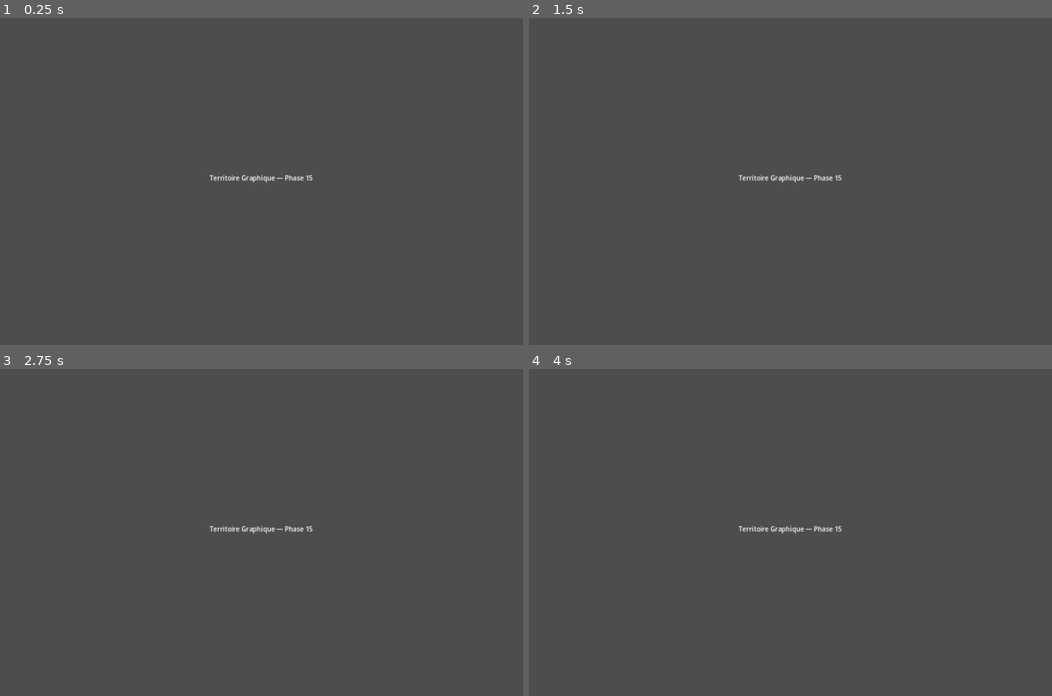
Above: before the commit, frames 1-4 (two rows, left to right).
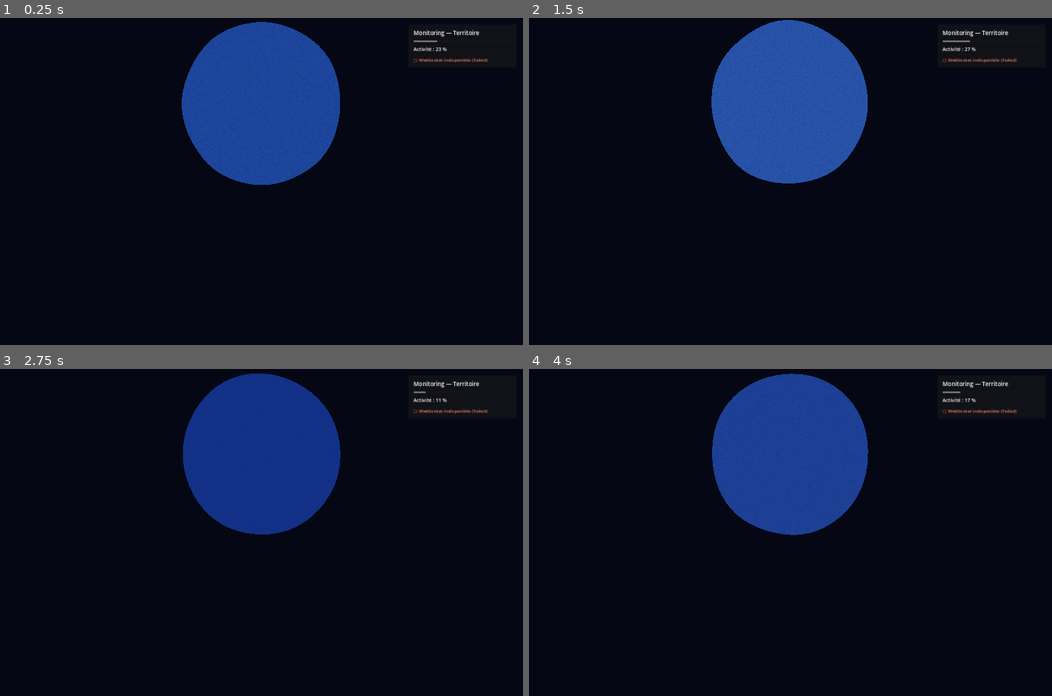
Above: after the commit, the same moments.

Repository: SovenLabs/orchestrateur
Game: Godot game, scene res://main.tscn
Same seed, same stepped clock (60 frames per second), same inputs: the game is played once before the commit and once after it.
Inputs:
- Up to frame 1 (0.25 s): no input
- Up to frame 2 (1.5 s): no input
- Up to frame 3 (2.75 s): no input
- Up to frame 4 (4 s): no input

The runs differ from the first frame. In frame 1, 100% of the frame differs, in the area x 0-100%, y 0-100%; in frame 2, 100%; in frame 3, 100%; in frame 4, 100%.

Commit message:
Phase 15: Territoire Graphique PoC — Boule vivante, WS, monitoring (v0.16.0)

Diff:
--- a/territoire-graphique/godot-project/main.tscn
+++ b/territoire-graphique/godot-project/main.tscn
@@ -1,28 +1,24 @@
-[gd_scene load_steps=2 format=3 uid="uid://territoire_main"]
+[gd_scene load_steps=4 format=3 uid="uid://territoire_main_p15"]
 
-[ext_resource type="Script" path="res://main.gd" id="1_main"]
+[ext_resource type="Script" path="res://scripts/main.gd" id="1_main"]
+[ext_resource type="PackedScene" uid="uid://brain_sphere_p15" path="res://scenes/brain_sphere.tscn" id="2_brain"]
+[ext_resource type="PackedScene" uid="uid://monitoring_panel_p15" path="res://scenes/monitoring_panel.tscn" id="3_panel"]
 
-[node name="TerritoireGraphique" type="Control"]
-layout_mode = 3
-anchors_preset = 15
-anchor_right = 1.0
-anchor_bottom = 1.0
-grow_horizontal = 2
-grow_vertical = 2
+[node name="TerritoireGraphique" type="Node3D"]
 script = ExtResource("1_main")
 
-[node name="Label" type="Label" parent="."]
-layout_mode = 1
-anchors_preset = 8
-anchor_left = 0.5
-anchor_top = 0.5
-anchor_right = 0.5
-anchor_bottom = 0.5
-offset_left = -200.0
-offset_top = -20.0
-offset_right = 200.0
-offset_bottom = 20.0
-grow_horizontal = 2
-grow_vertical = 2
-text = "Territoire Graphique — Phase 15"
-horizontal_alignment = 1
+[node name="WorldEnvironment" type="WorldEnvironment" parent="."]
+
+[node name="DirectionalLight3D" type="DirectionalLight3D" parent="."]
+transform = Transform3D(0.866, -0.354, 0.354, 0, 0.707, 0.707, -0.5, -0.612, 0.612, 2, 4, 2)
+light_energy = 0.6
+
+[node name="Camera3D" type="Camera3D" parent="."]
+transform = Transform3D(1, 0, 0, 0, 0.94, 0.342, 0, -0.342, 0.94, 0, 0.5, 4.2)
+fov = 55.0
+
+[node name="BrainSphere" parent="." instance=ExtResource("2_brain")]
+
+[node name="UI" type="CanvasLayer" parent="."]
+
+[node name="MonitoringPanel" parent="UI" instance=ExtResource("3_panel")]
--- a/territoire-graphique/godot-project/project.godot
+++ b/territoire-graphique/godot-project/project.godot
@@ -1,5 +1,5 @@
 ; Engine configuration file.
-; Godot 4.x — Territoire Graphique (Phase 15+)
+; Godot 4.x — Territoire Graphique Phase 15 PoC
 
 config_version=5
 
@@ -11,6 +11,10 @@
 config/features=PackedStringArray("4.3", "Forward Plus")
 config/icon="res://icon.svg"
 
+[autoload]
+
+DaemonClient="*res://scripts/daemon_client.gd"
+
 [display]
 
 window/size/viewport_width=1280
@@ -20,3 +24,4 @@
 [rendering]
 
 renderer/rendering_method="forward_plus"
+environment/defaults/default_clear_color=Color(0.02, 0.03, 0.08, 1)
--- /dev/null
+++ b/territoire-graphique/godot-project/scenes/brain_sphere.tscn
@@ -0,0 +1,45 @@
+[gd_scene load_steps=6 format=3 uid="uid://brain_sphere_p15"]
+
+[ext_resource type="Script" path="res://scripts/brain_sphere.gd" id="1_script"]
+[ext_resource type="Shader" path="res://shaders/brain_living_shader.gdshader" id="2_shader"]
+
+[sub_resource type="ShaderMaterial" id="ShaderMaterial_brain"]
+render_priority = 0
+shader = ExtResource("2_shader")
+shader_parameter/time = 0.0
+shader_parameter/activity = 0.35
+
+[sub_resource type="SphereMesh" id="SphereMesh_brain"]
+radius = 1.0
+height = 2.0
+radial_segments = 64
+rings = 32
+
+[sub_resource type="SphereMesh" id="SphereMesh_particle"]
+radius = 0.04
+height = 0.08
+
+[sub_resource type="ParticleProcessMaterial" id="ParticleProcessMaterial_orb"]
+emission_shape = 1
+emission_sphere_radius = 1.15
+direction = Vector3(0, 1, 0)
+spread = 180.0
+initial_velocity_min = 0.3
+initial_velocity_max = 1.0
+gravity = Vector3(0, 0, 0)
+scale_min = 0.02
+scale_max = 0.06
+
+[node name="BrainSphere" type="Node3D"]
+script = ExtResource("1_script")
+
+[node name="Mesh" type="MeshInstance3D" parent="."]
+mesh = SubResource("SphereMesh_brain")
+material_override = SubResource("ShaderMaterial_brain")
+
+[node name="Particles" type="GPUParticles3D" parent="."]
+amount = 80
+lifetime = 2.0
+explosiveness = 0.1
+process_material = SubResource("ParticleProcessMaterial_orb")
+draw_pass_1 = SubResource("SphereMesh_particle")
--- /dev/null
+++ b/territoire-graphique/godot-project/scenes/monitoring_panel.tscn
@@ -0,0 +1,49 @@
+[gd_scene load_steps=2 format=3 uid="uid://monitoring_panel_p15"]
+
+[ext_resource type="Script" path="res://scripts/monitoring_panel.gd" id="1_script"]
+
+[node name="MonitoringPanel" type="PanelContainer"]
+anchors_preset = 1
+anchor_left = 1.0
+anchor_right = 1.0
+offset_left = -280.0
+offset_top = 16.0
+offset_right = -16.0
+offset_bottom = 120.0
+grow_horizontal = 0
+script = ExtResource("1_script")
+
+[node name="Margin" type="MarginContainer" parent="."]
+layout_mode = 2
+theme_override_constants/margin_left = 12
+theme_override_constants/margin_top = 10
+theme_override_constants/margin_right = 12
+theme_override_constants/margin_bottom = 10
+
+[node name="VBox" type="VBoxContainer" parent="Margin"]
+layout_mode = 2
+theme_override_constants/separation = 8
+
+[node name="Title" type="Label" parent="Margin/VBox"]
+layout_mode = 2
+text = "Monitoring — Territoire"
+theme_override_font_sizes/font_size = 14
+
+[node name="ActivityBar" type="ProgressBar" parent="Margin/VBox"]
+unique_name_in_owner = true
+layout_mode = 2
+max_value = 100.0
+value = 35.0
+show_percentage = false
+
+[node name="ActivityLabel" type="Label" parent="Margin/VBox"]
+unique_name_in_owner = true
+layout_mode = 2
+text = "Activité : 35 %"
+theme_override_font_sizes/font_size = 12
+
+[node name="StatusLabel" type="Label" parent="Margin/VBox"]
+unique_name_in_owner = true
+layout_mode = 2
+text = "○ Connexion…"
+theme_override_font_sizes/font_size = 11
--- /dev/null
+++ b/territoire-graphique/godot-project/scripts/activity_mapper.gd
@@ -0,0 +1,21 @@
+class_name ActivityMapper
+extends RefCounted
+## Mappe les réponses santé daemon → intensité visuelle [0, 1].
+
+
+static func from_health(status: String, llm_available: bool, embedding_available: bool) -> float:
+	var base := 0.25
+	if status == "ok":
+		base = 0.55
+	elif status == "degraded":
+		base = 0.35
+	if llm_available:
+		base += 0.2
+	if embedding_available:
+		base += 0.15
+	return clampf(base, 0.0, 1.0)
+
+
+static func fallback_idle(elapsed: float) -> float:
+	# Pulsation douce quand le daemon est hors ligne (mode dev).
+	return 0.2 + 0.1 * sin(elapsed * 1.5)
--- /dev/null
+++ b/territoire-graphique/godot-project/scripts/brain_sphere.gd
@@ -0,0 +1,45 @@
+extends Node3D
+## Boule de Pixels Vivante — shader + particules réactives à l'activité daemon.
+
+@export var rotation_speed := 0.35
+
+@onready var _mesh: MeshInstance3D = $Mesh
+@onready var _particles: GPUParticles3D = $Particles
+
+var activity_intensity := 0.35
+var _material: ShaderMaterial
+
+
+func _ready() -> void:
+	_material = _mesh.material_override as ShaderMaterial
+	if DaemonClient:
+		DaemonClient.activity_changed.connect(update_brain_activity)
+		update_brain_activity(activity_intensity)
+
+
+func _process(delta: float) -> void:
+	rotate_y(rotation_speed * delta * (0.5 + activity_intensity))
+	if _material:
+		_material.set_shader_parameter("time", Time.get_ticks_msec() / 1000.0)
+		_material.set_shader_parameter("activity", activity_intensity)
+	_update_particles()
+
+
+func update_brain_activity(intensity: float) -> void:
+	activity_intensity = clampf(intensity, 0.0, 1.0)
+	if _material:
+		_material.set_shader_parameter("activity", activity_intensity)
+	_update_particles()
+
+
+func _update_particles() -> void:
+	if not _particles:
+		return
+	var amount := int(lerpf(24.0, 220.0, activity_intensity))
+	_particles.amount = amount
+	var process_mat: ParticleProcessMaterial = _particles.process_material
+	if process_mat:
+		process_mat.emission_sphere_radius = lerpf(1.05, 1.35, activity_intensity)
+		process_mat.initial_velocity_min = lerpf(0.2, 1.2, activity_intensity)
+		process_mat.initial_velocity_max = lerpf(0.8, 2.5, activity_intensity)
+	_particles.speed_scale = lerpf(0.6, 1.8, activity_intensity)
--- /dev/null
+++ b/territoire-graphique/godot-project/scripts/daemon_client.gd
@@ -0,0 +1,160 @@
+extends Node
+## Client WebSocket Option B — fallback HTTP /health puis GDExtension si chargée.
+
+signal activity_changed(intensity: float)
+signal connection_state_changed(connected: bool, detail: String)
+
+const WS_URL := "ws://127.0.0.1:28790/ws"
+const HEALTH_URL := "http://127.0.0.1:28790/health"
+const POLL_SECS := 2.0
+
+var _peer := WebSocketPeer.new()
+var _http := HTTPRequest.new()
+var _connected := false
+var _authenticated := false
+var _request_id := 0
+var _pending_health := false
+var _poll_timer := 0.0
+var _fallback_elapsed := 0.0
+var _use_fallback := false
+var _token := "dev"
+var _reconnect_cooldown := 0.0
+
+
+func _ready() -> void:
+	_token = OS.get_environment("ORCHESTRATEUR_DAEMON_TOKEN")
+	if _token.is_empty():
+		_token = "dev"
+	_http.request_completed.connect(_on_http_health)
+	add_child(_http)
+	_try_gdextension_probe()
+	_connect_ws()
+
+
+func _try_gdextension_probe() -> void:
+	if ClassDB.class_exists("TerritoireBridge"):
+		var bridge = ClassDB.instantiate("TerritoireBridge")
+		if bridge and bridge.has_method("default_ws_url"):
+			print("GDExtension TerritoireBridge disponible — ", bridge.call("default_ws_url"))
+
+
+func _connect_ws() -> void:
+	var err := _peer.connect_to_url(WS_URL)
+	if err != OK:
+		_enable_fallback("WebSocket indisponible (%s)" % error_string(err))
+		return
+	_use_fallback = false
+	print("Connexion daemon… ", WS_URL)
+
+
+func _enable_fallback(reason: String) -> void:
+	_use_fallback = true
+	_connected = false
+	_authenticated = false
+	connection_state_changed.emit(false, reason)
+	print("Fallback actif — ", reason)
+
+
+func _process(delta: float) -> void:
+	_fallback_elapsed += delta
+	if _use_fallback:
+		_poll_http_health()
+		activity_changed.emit(ActivityMapper.fallback_idle(_fallback_elapsed))
+		_reconnect_cooldown -= delta
+		if _reconnect_cooldown <= 0.0:
+			_reconnect_cooldown = 5.0
+			_peer = WebSocketPeer.new()
+			_use_fallback = false
+			_connect_ws()
+		return
+
+	_peer.poll()
+	var state := _peer.get_ready_state()
+	match state:
+		WebSocketPeer.STATE_OPEN:
+			if not _connected:
+				_connected = true
+				_send_connect()
+			while _peer.get_available_packet_count() > 0:
+				_handle_packet(_peer.get_packet().get_string_from_utf8())
+			_poll_timer += delta
+			if _authenticated and _poll_timer >= POLL_SECS:
+				_poll_timer = 0.0
+				_request_health()
+		WebSocketPeer.STATE_CLOSING, WebSocketPeer.STATE_CLOSED:
+			if _connected:
+				_enable_fallback("Connexion WS fermée")
+			elif _reconnect_cooldown <= 0.0:
+				_enable_fallback("Daemon non joignable")
+				_reconnect_cooldown = 5.0
+				_peer = WebSocketPeer.new()
+				_connect_ws()
+	if _reconnect_cooldown > 0.0:
+		_reconnect_cooldown -= delta
+
+
+func _send_connect() -> void:
+	var msg := {"type": "connect", "token": _token}
+	_peer.send_text(JSON.stringify(msg))
+
+
+func _request_health() -> void:
+	_request_id += 1
+	var msg := {
+		"type": "execute",
+		"request_id": str(_request_id),
+		"command": {"command": "HealthCheck"},
+	}
+	_peer.send_text(JSON.stringify(msg))
+
+
+func _handle_packet(text: String) -> void:
+	var data = JSON.parse_string(text)
+	if typeof(data) != TYPE_DICTIONARY:
+		return
+	match data.get("type", ""):
+		"connect_ok":
+			_authenticated = true
+			connection_state_changed.emit(true, "Connecté v%s" % data.get("version", "?"))
+			_request_health()
+		"result":
+			_parse_health_result(data)
+		"error":
+			push_warning("Daemon: %s" % data.get("message", "erreur"))
+		"pong":
+			pass
+
+
+func _parse_health_result(data: Dictionary) -> void:
+	var response: Dictionary = data.get("response", {})
+	if response.get("response") != "Health":
+		return
+	var payload: Dictionary = response.get("payload", {})
+	var intensity := ActivityMapper.from_health(
+		str(payload.get("status", "unknown")),
+		bool(payload.get("llm_available", false)),
+		bool(payload.get("embedding_available", false)),
+	)
+	activity_changed.emit(intensity)
+
+
+func _poll_http_health() -> void:
+	if _http.get_http_client_status() != HTTPClient.STATUS_DISCONNECTED:
+		return
+	if _pending_health:
+		return
+	_pending_health = true
+	_http.request(HEALTH_URL)
+
+
+func _on_http_health(_result: int, _code: int, _headers: PackedStringArray, body: PackedByteArray) -> void:
+	_pending_health = false
+	if _code != 200:
+		return
+	var data = JSON.parse_string(body.get_string_from_utf8())
+	if typeof(data) != TYPE_DICTIONARY:
+		return
+	# HTTP health ne donne pas llm/embedding — intensité modérée si daemon répond.
+	var intensity := 0.45 if data.get("status") == "ok" else 0.3
+	activity_changed.emit(intensity)
+	connection_state_changed.emit(true, "HTTP health (fallback)")
--- /dev/null
+++ b/territoire-graphique/godot-project/scripts/main.gd
@@ -0,0 +1,6 @@
+extends Node3D
+## Scène racine Territoire Graphique — Phase 15 PoC.
+
+
+func _ready() -> void:
+	print("Territoire Graphique PoC — Boule de Pixels Vivante")
--- /dev/null
+++ b/territoire-graphique/godot-project/scripts/monitoring_panel.gd
@@ -0,0 +1,23 @@
+extends PanelContainer
+## Panneau Monitoring dockable — intensité temps réel.
+
+@onready var _bar: ProgressBar = %ActivityBar
+@onready var _label: Label = %ActivityLabel
+@onready var _status: Label = %StatusLabel
+
+
+func _ready() -> void:
+	if DaemonClient:
+		DaemonClient.activity_changed.connect(update_activity)
+		DaemonClient.connection_state_changed.connect(_on_connection_changed)
+
+
+func update_activity(intensity: float) -> void:
+	var pct := int(clampf(intensity, 0.0, 1.0) * 100.0)
+	_bar.value = pct
+	_label.text = "Activité : %d %%" % pct
+
+
+func _on_connection_changed(connected: bool, detail: String) -> void:
+	_status.text = ("● " if connected else "○ ") + detail
+	_status.modulate = Color(0.4, 0.9, 0.5) if connected else Color(0.9, 0.5, 0.4)
--- /dev/null
+++ b/territoire-graphique/godot-project/shaders/brain_living_shader.gdshader
@@ -0,0 +1,25 @@
+shader_type spatial;
+render_mode unshaded, cull_disabled;
+
+uniform float time : hint_range(0.0, 100000.0) = 0.0;
+uniform float activity : hint_range(0.0, 1.0) = 0.35;
+
+// Déformation sphère + glow pulsé + bruit "pixels vivants"
+void vertex() {
+	float n1 = sin(VERTEX.x * 5.0 + time * 1.2) * cos(VERTEX.y * 5.0 + time * 0.9);
+	float n2 = sin(VERTEX.z * 6.0 + time * 1.5 + activity * 3.0);
+	float deform = (n1 + n2) * 0.5 * activity * 0.1;
+	VERTEX += NORMAL * deform;
+}
+
+void fragment() {
+	float pulse = 0.5 + 0.5 * sin(time * (2.5 + activity * 4.0));
+	float pixel = fract(sin(dot(UV * vec2(120.0, 90.0) + time * 0.5, vec2(12.9898, 78.233))) * 43758.5453);
+	vec3 deep = vec3(0.05, 0.12, 0.45);
+	vec3 bright = vec3(0.25, 0.65, 1.0);
+	vec3 base = mix(deep, bright, activity);
+	vec3 glow = base + vec3(pulse * 0.35 * activity);
+	glow += vec3(pixel * 0.2 * activity);
+	ALBEDO = glow;
+	EMISSION = glow * (1.0 + activity * 1.2);
+}
Not shown, changed: Cargo.toml
Not shown, changed: README.md
Not shown, changed: crates/cli/src/main.rs
Not shown, added: docs/Phase_15_Territoire_Graphique_PoC.md
Not shown, changed: docs/README.md
Not shown, changed: territoire-graphique/README.md
Not shown, added: territoire-graphique/rust-gdextension/src/activity.rs
Not shown, changed: territoire-graphique/rust-gdextension/src/lib.rs
Not shown, added: territoire-graphique/rust-gdextension/territoire_gdextension.gdextension
